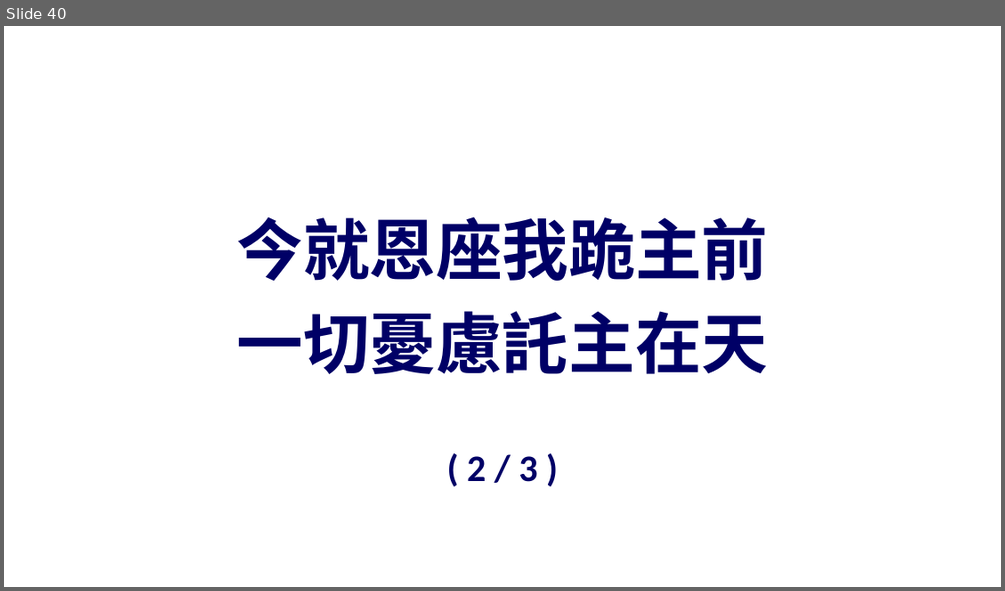
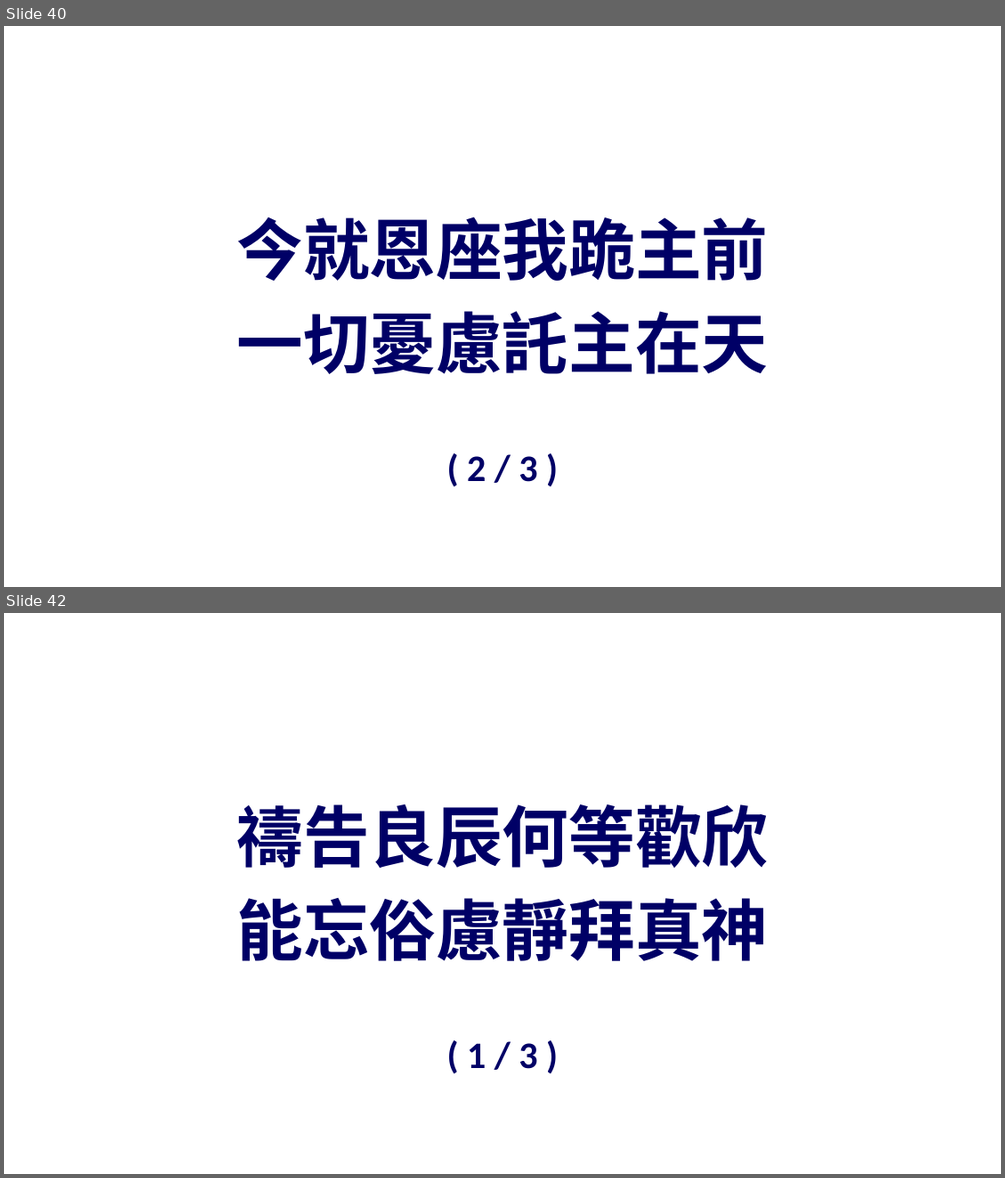
Before and after one commit to batisuoc/prayermeeting, a slide deck: 2025/01月/01-01-2025.pptx. Shown one above the other, each under a label of ours: slide 40 before the commit, slides 40 and 42 after it; the slides between them are not shown. The pictures are 1005x591 and 1005x1178 pixels, drawn with LibreOffice and Linux fonts; fonts in the diff are those of the drawing; background and template pictures are left out. Boxes give left, top, right and bottom in pixels: in the first picture for what was removed or moved away, otherwise in the second. Text is boxed around its words. In the diff, an @@ line names an element or a change of style, - is before the commit and + after.

```diff
--- a/2025/01月/01-01-2025.pptx
+++ b/2025/01月/01-01-2025.pptx
@@ slide 42 added at (x1=4, y1=613, x2=1001, y2=1174), background picture (left out) @@
@@ text added at (x1=237, y1=804, x2=769, y2=961), 64 pt, text #000066, bold @@
+禱告良辰何等歡欣
+能忘俗慮靜拜真神
@@ text added at (x1=467, y1=1043, x2=537, y2=1069), 36 pt, text #000066, bold @@
+( 1 / 3 )
```
Also in this commit, not shown: 2 other slides added.
